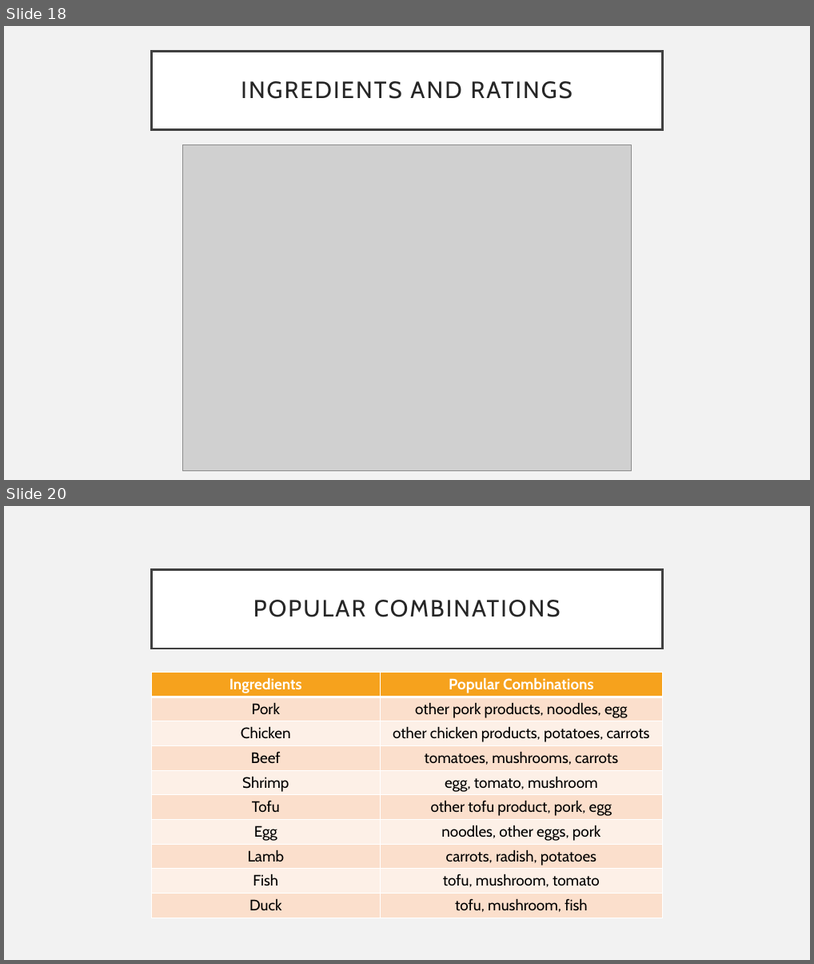
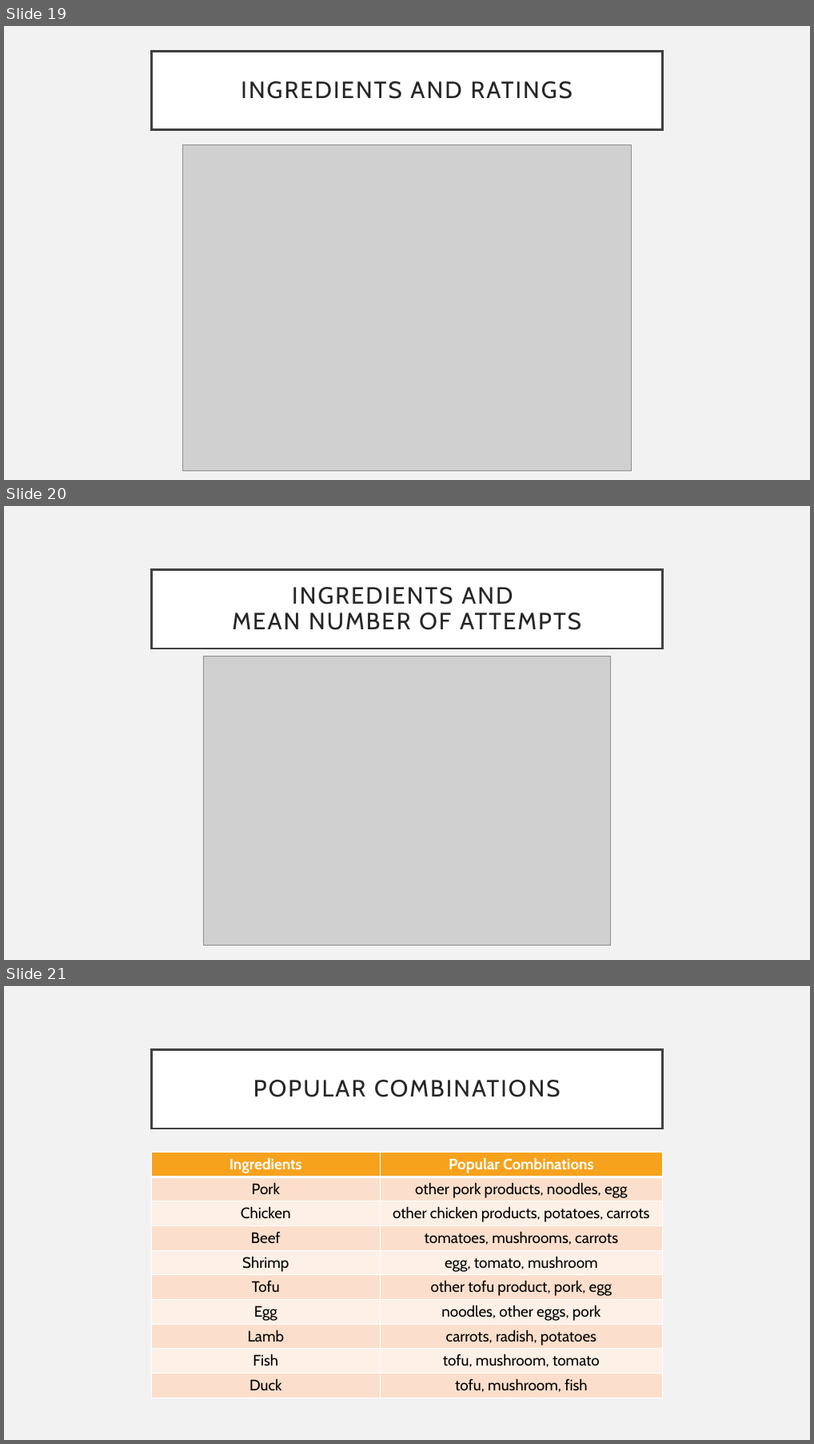
Before and after one commit to shimmer-croissant0707/web_scraping_project, a slide deck: Web_Scraping_Project_Presentation Hanbo Shao.pptx. Shown one above the other, each under a label of ours: slides 18 and 20 before the commit, slides 19, 20 and 21 after it; the slides between them are not shown. The pictures are 814x964 and 814x1444 pixels, drawn with LibreOffice and Linux fonts; fonts in the diff are those of the drawing; grey boxes stand for pictures. Boxes give left, top, right and bottom in pixels: in the first picture for what was removed or moved away, otherwise in the second. Text is boxed around its words. In the diff, an @@ line names an element or a change of style, - is before the commit and + after.

```diff
--- a/Web_Scraping_Project_Presentation Hanbo Shao.pptx
+++ b/Web_Scraping_Project_Presentation Hanbo Shao.pptx
@@ slide 20 added at [4, 506, 810, 960], background #F2F2F2 @@
@@ title added at [152, 569, 662, 648], fill #FFFFFF, outline #404040 2.5 pt, 28 pt, text #262626 @@
+INGREDIENTS AND
+MEAN NUMBER OF ATTEMPTS
@@ picture added at [204, 656, 610, 944] @@
@@ what was slide 18 is now slide 19 @@
@@ what was slide 20 is now slide 21 @@
```
Also in this commit, not shown: 2 slides changed, 1 other file.
